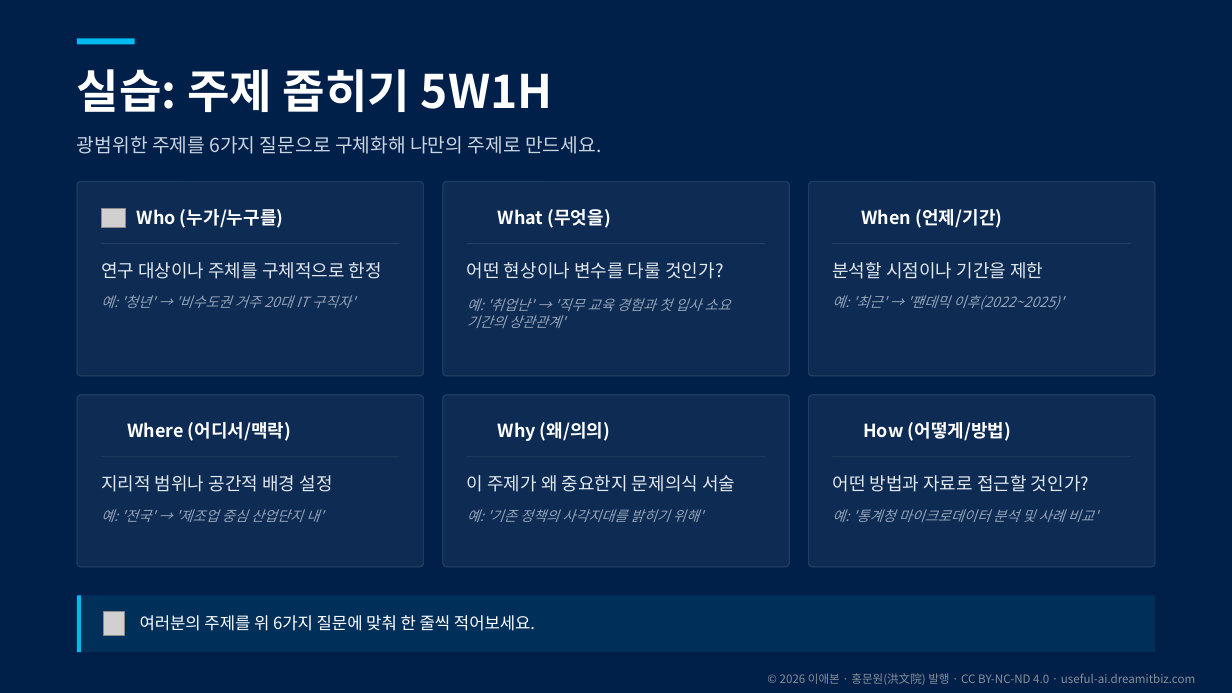
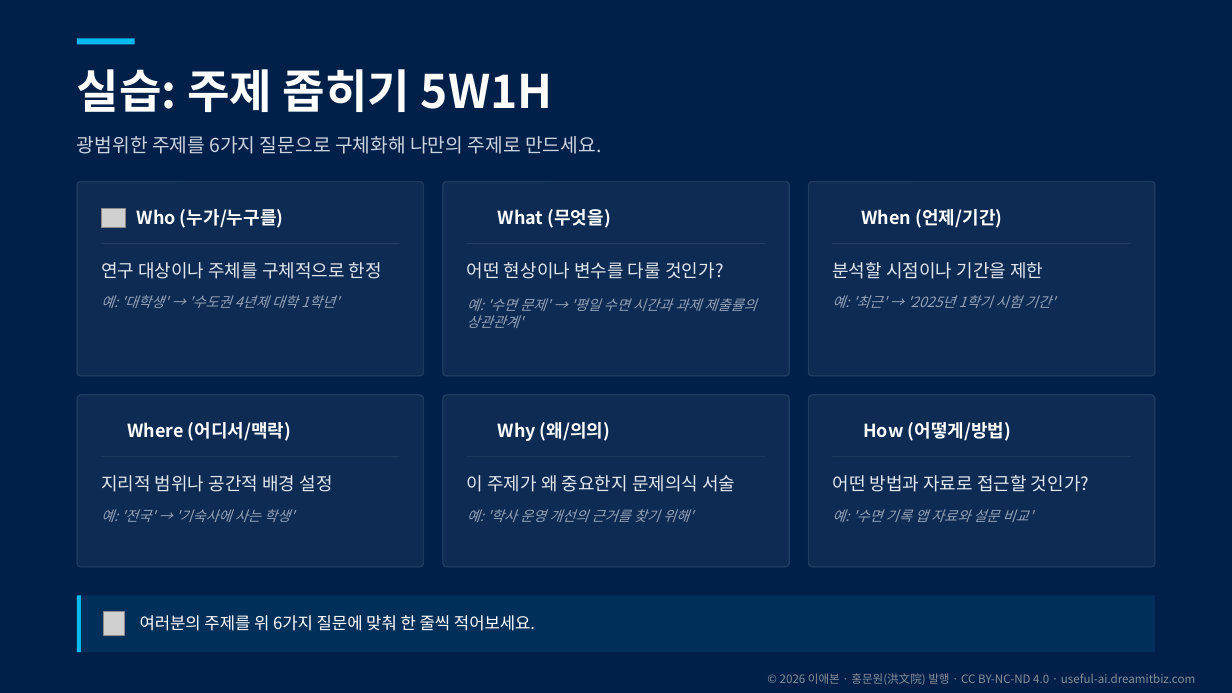
Before and after one commit to aebonlee/materials, a slide deck: slide 38 of library/b06-report-writing/b06-report-writing.pptx. Drawn at 1232x693 pixels with LibreOffice and Linux fonts; fonts in the diff are those of the drawing; grey boxes stand for pictures; background and template pictures are left out. Boxes give left, top, right and bottom in pixels: in the first picture for what was removed or moved away, otherwise in the second. Text is boxed around its words. In the diff, an @@ line names an element or a change of style, - is before the commit and + after.

```diff
--- a/library/b06-report-writing/b06-report-writing.pptx
+++ b/library/b06-report-writing/b06-report-writing.pptx
@@ text at (101,295,339,308): text changed @@
-예: '청년' → '비수도권 거주 20대 IT 구직자'
+예: '대학생' → '수도권 4년제 대학 1학년'
@@ text at (467,298,756,328): text changed @@
-예: '취업난' → '직무 교육 경험과 첫 입사 소요 기간의 상관관계'
+예: '수면 문제' → '평일 수면 시간과 과제 제출률의 상관관계'
@@ text at (832,295,1055,308): text changed @@
-예: '최근' → '팬데믹 이후(2022~2025)'
+예: '최근' → '2025년 1학기 시험 기간'
@@ text at (101,509,294,522): text changed @@
-예: '전국' → '제조업 중심 산업단지 내'
+예: '전국' → '기숙사에 사는 학생'
@@ text at (467,509,693,522): text changed @@
-예: '기존 정책의 사각지대를 밝히기 위해'
+예: '학사 운영 개선의 근거를 찾기 위해'
@@ text at (832,509,1033,522): text changed @@
-예: '통계청 마이크로데이터 분석 및 사례 비교'
+예: '수면 기록 앱 자료와 설문 비교'
```
Also in this commit, not shown: 18 other slides changed, 44 other files.
